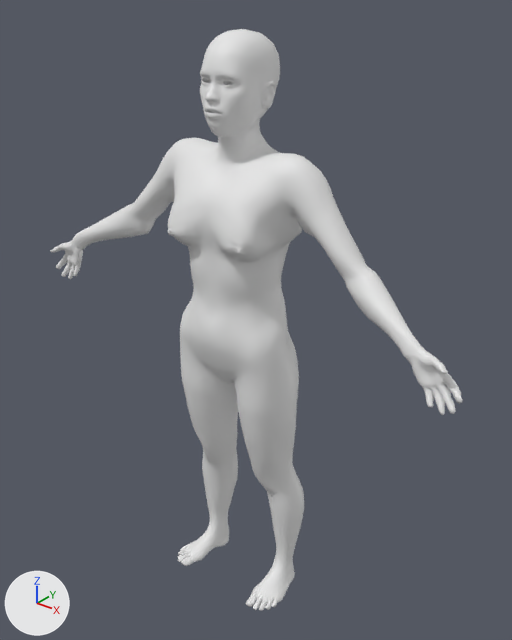
Two versions of the glTF model site/body/data/female/skin.glb, one commit apart.
Rendered twice from a 50 mm camera at (115.1, -140.3, 177.5) aimed at (2.1, 0.8, 90.0). The axes (+X, +Y, +Z) are drawn at lower left. The lights are the same throughout. The first picture is the older version.

The first picture shows 'layer'.
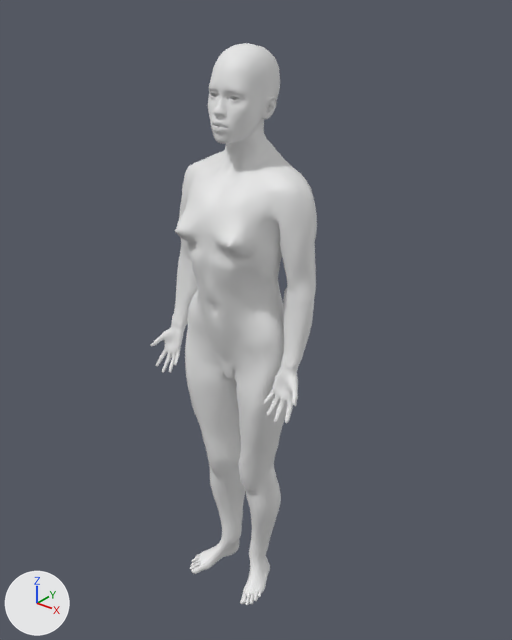
Pixel boxes [x1, y1, x2, y2] of what changed, in the pictures (512 x 640 px):
```json
{"object": "layer", "change": "reshaped, moved, rescaled", "before": [50, 29, 463, 611], "after": [151, 43, 317, 605], "on screen": "60% narrower"}
```

The change, as JSON lines over the scene's bpy script:
```json
{"block": "me_layer", "where": "# used by ob_layer; location = (1.4, -5.2, 82.1); scale = (84.2, 84.2, 84.2)"}
{"op": "remove", "block": "me_layer", "code": "me_layer.from_pydata(...)  # 13380 vertices, 26756 faces; spans x -0.81..0.81, y -0.16..0.16, z -1.0..1.0"}
{"op": "add", "block": "me_layer", "code": "me_layer.from_pydata(...)  # 13380 vertices, 26756 faces; spans x -0.32..0.32, y -0.17..0.17, z -1.0..1.0"}
{"block": "me_layer", "change": "me_layer part 1: 13364 of 13380 vertices moved; they spanned x -0.81..0.81, y -0.16..0.16, z -1.0..1.0 and now span x -0.32..0.32, y -0.17..0.17, z -1.0..1.0; mean shift (0.01, 0.01, -0.07); largest move (0.8, -0.12, 0.15) -> (0.26, -0.12, -0.12)"}
{"op": "set", "path": "ob_layer.location", "old": "(1.4, -5.2, 82.1)", "new": "(0.0, -4.4, 81.1)"}
{"op": "set", "path": "ob_layer.scale", "old": "(84.2, 84.2, 84.2)", "new": "(81.9, 81.9, 81.9)"}
```
